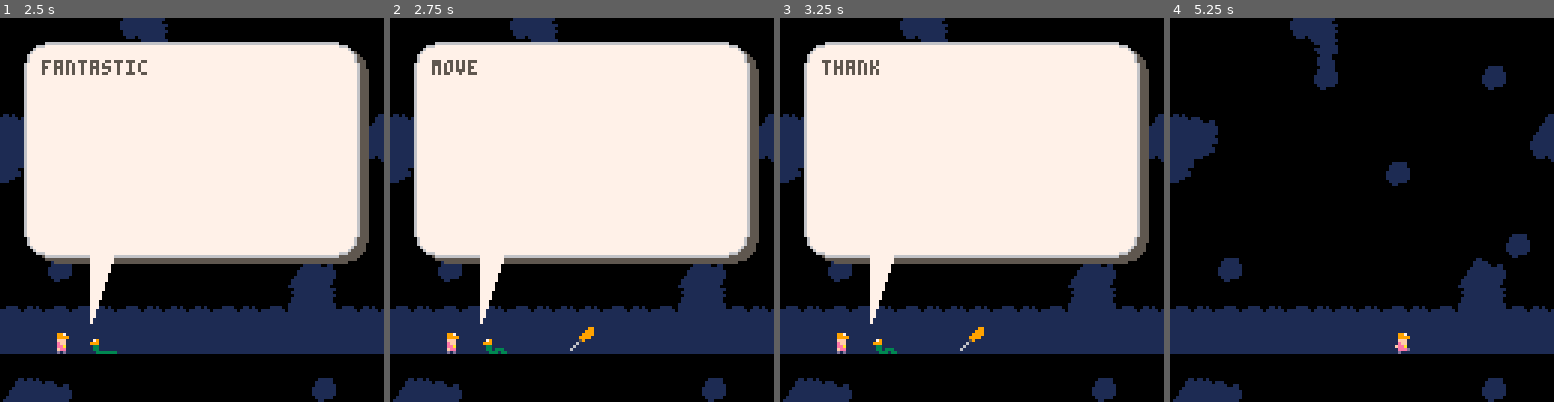
Above: before the commit, frames 1-4 (left to right).
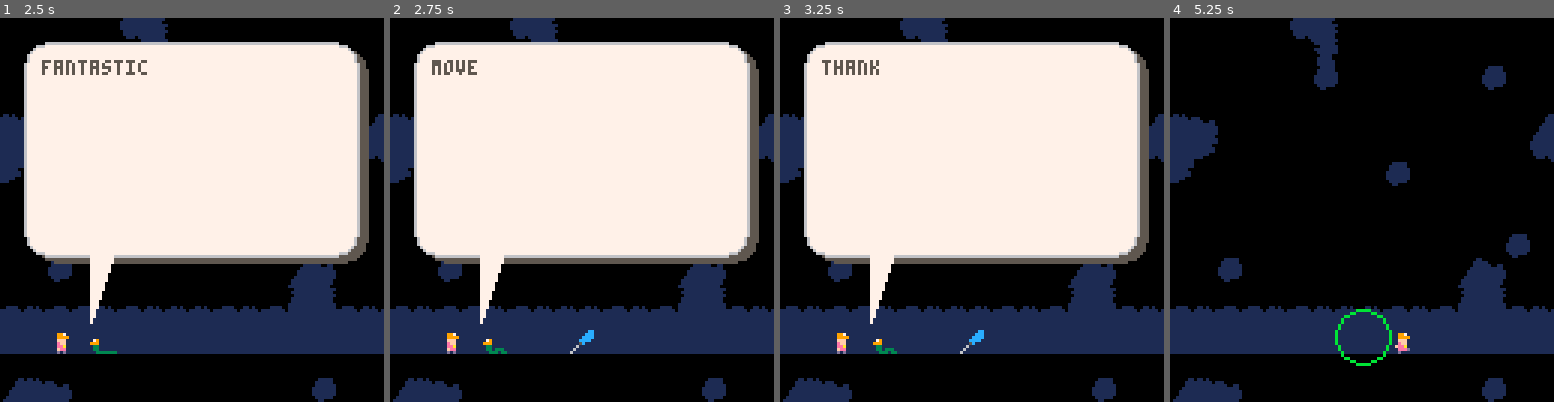
Above: after the commit, the same moments.

Repository: mphelp/picoresearch
Game: PICO-8 cartridge carts/game1.p8
Same seed, same stepped clock (60 frames per second), same inputs: the game is played once before the commit and once after it.
Inputs:
- Up to frame 1 (2.5 s): tap X (X key) at 0.33, 1.07, 1.85 s; tap O (Z key) at 0.7, 1.7, 2.1 s; hold Right 1.6-2.1 s; hold Up 2.15-2.42 s; hold Right from 2.47 s (still down)
- Up to frame 2 (2.75 s): keep holding Right; tap O (Z key) at 2.5 s
- Up to frame 3 (3.25 s): tap O (Z key) at 2.9 s; tap X (X key) at 2.97 s; release Right at 3.03 s; hold Left from 3.08 s (still down)
- Up to frame 4 (5.25 s): tap O (Z key) every 0.4 s from 3.3 to 4.9 s; release Left at 3.58 s; hold Down 3.63-3.97 s; hold Right 4.02-4.68 s; tap X (X key) at 4.08, 5.2 s; hold Up 4.73-5.03 s; hold Left from 5.08 s (still down)

Frame 1 is identical in both runs. In frame 2, 0.2% of the frame differs, in the area x 46-54%, y 80-88%; in frame 3, 0.2%; in frame 4, 0.3%, in the area x 42-58%, y 75-91%.

Commit message:
ENTIRE playtest version complete

Diff:
--- a/carts/game1.p8
+++ b/carts/game1.p8
@@ -13,10 +13,22 @@
     [1] = "^5hi ^9lario!^l ^5good to see you!^l^lfunny running into you^loutisde the lushroom ^lkingdom.^l^lhey, i have a favor^lto ask...",
     [2] = "^5i tried talking your^lbrothers into fixing this ^lhere basement.^l^lsimple task, but oh so^lconveniently their^l^eprincess^5 needed saving^lagain.^l^ltypical...",
     [3] = "^5but then i thought of^lyou, the^8 real^5 plumber.^l^lall i need is a patch job^lfor some burst pipes. ^lit's kind of a mess down^lhere but i know you're^lthe best in the business.^l^lyou up for the job? ^3\140^5",
-    [4] = "^5fantastic! here's a^lscrewdriver for your^ltoolset. ^l^lin case you've somehow^lforgotten how to fix^lpipes as a plumber...^l^l...let me remind you:",
+    [4] = "^5fantastic! here's a^l^cscrewdriver^5 for your^ltoolset. ^l^lin case you've somehow^lforgotten how to fix^lpipes as a plumber...^l^l...let me remind you:",
     [5] = "^5move tool: \139 \145 \148 \131^l^lextract pipes: ^l  press \151 to extract, ^l  \139 \145 to rotate, ^l  \151 to place pipes back ^l^lcheck solution: press c^l^lreset: hold c",
     [6] = "^5if you didn't catch^lall that, i've^lleft you a manual^lat the top of your^lscreen for reference.",
     [7] = "^5thanks again ^9lario!^5^l^li can always count on you.^l^lman, you really are the^lbest brother. ^4the other ^ltwo should've stuck to ^ltheir day job...^5",
+}
+local storyline2 = {
+    [0] = " ",
+    [1] = "^5oh hi again!^l^li forgot to mention^lsomething...^l^l",
+    [2] = "^5the pipes in each^lroom don't just require^la ^cscrewdriver^5.^l^lthey require ^dpliers^5 too^lif you want them^lproperly repaired.^l^loh look! a pair ^ljust materialized...",
+    [3] = "^5bigger tool,^l bigger challenge.^l^lbut i know you^lcan do it. good luck^lwith the repairs!^l^li promise i've told^lyou everything...",
+}
+local storyline3 = {
+    [0] = "",
+    [1] = "^5...i lied.^l",
+    [2] = "^5there's one final^ltool you need in^laddition to your^l^cscrewdriver^5 and ^dpliers^5:^l^la ^9hammer^5.",
+    [3] = "^5it's your strongest tool^lyet and surely all ^83^5^ltools can fix these^lpipes for good.^l^lhere's hoping!^l^li owe you one buddy.",
 }
 -- printc(text,x,y)
  -- by yellowafterlife (2015)
@@ -83,6 +95,7 @@
 local debug_string2=""
 local soln_string = ""
 local target_string = ""
+local debug_story = ""
 debug_print = function(DEBUG)
     if (DEBUG) then
         print(gstate)
@@ -113,12 +126,15 @@
     else if (gstate == "intro" or gstate == "intro_anim") then
         intro_check()
     else
-        animate_heater_cooler()
-        move_check()
-        jump_anim_check()
         move_anim_check()
-        curs_check()
-    end end
+        if (gstate != "end") then
+            mistake1_check()
+            mistake2_check()
+            animate_heater_cooler()
+            move_check()
+            jump_anim_check()
+            curs_check()
+    end end end
 end
 is_full_solution = function ()
     return is_solution_red() and is_solution_green() and curs.didrotate
@@ -157,8 +173,10 @@
     elseif (gstate == "rotate") then
         rotate_animate()
     elseif (gstate == "move") then
-
+    elseif (gstate == "mistake1") then
     elseif (gstate == "move_anim") then
+
+
         --move_player()
         --pl_animtimer_incr()
         -- This is handled now in state trans
@@ -168,12 +186,24 @@
 
 function _draw()
     debug_print(config.DEBUG)
-    if (gstate == "title" or gstate == "title_anim") then
+    if (gstate == "end") then
+        draw_end()
+    elseif (gstate == "title" or gstate == "title_anim") then
         cls(config.title_bgcolor)
         draw_title()
     else
-        if (gstate == "intro" or gstate == "intro_anim") then
+        if (gstate == "intro" or gstate == "intro_anim"
+            or gstate == "mistake1" or gstate == "mistake1_anim"
+            or gstate == "mistake2" or gstate == "mistake2_anim") then
             cls(config.title_bgcolor)
+
+            --print('worm'..worm.story)
+            --if (worm.speech) print ('speech')
+            --print(gstate)
+            --print(intro_timer)
+            --print(debug_story)
+            --print(glevel)
+            --print(glevel_dynamic)
             draw_intro()
         else
             cls(config.bgcolor)
@@ -196,6 +226,7 @@
                 --print(debug_string,0,20)
             end
             debug_string2 = ""
+            --print(gstate,0,20)
             if (gstate != "move") then
                 cursor(0,20)
                 print(debug_string)
@@ -238,6 +269,15 @@
         draw_player()
     end
 end
+draw_end = function()
+    cls(1)
+    cursor(10,10)
+    color(6)
+    print("that's all of the game ")
+    print("right now. but i'll \nbe adding more levels\nand a proper \nending soon.\n\n\n")
+    print("thanks for playtesting! \140")
+    print("\n- matt")
+end
 draw_intro = function()
     map(gmap.intro.x,gmap.intro.y,0,0,16,16)
     draw_screwdriver()
@@ -248,8 +288,12 @@
         print(intro_timer)
         print(worm.story)
     end
-    draw_speech()
-
+    if (gstate == "mistake1") then
+        draw_speech(1)
+    elseif (gstate == "mistake2") then
+        draw_speech(2)
+    else draw_speech(0)
+    end
 end
 
 draw_level = function()
@@ -294,7 +338,7 @@
         end
     end
 end
-draw_speech = function()
+draw_speech = function(mistake)
     -- bubble
     if (worm.speech) then
         local ul = {x = 1,y=1}
@@ -303,7 +347,14 @@
         draw_speech_helper(ul,br,0,0,false)
         -- story
         if (worm.story > 0) then
-            local text = storyline[worm.story]
+            local text
+            if (mistake == 0) then
+                text = storyline[worm.story]
+            elseif (mistake == 1) then
+                text = storyline2[worm.story]
+            elseif (mistake == 2) then
+                text = storyline3[worm.story]
+            end
             printc(text,sub(text,1,worm.speech_frame),8*ul.x+6,8*ul.y+6)
             worm.speech_frame+=1
             if (worm.speech_frame < #text) then -- worm talking
@@ -322,11 +373,20 @@
 draw_screwdriver = function()
     if (pl.x == 62) then
         sfx(7)
-    elseif (btw(intro_timer,1430,2855)) then
-        if (pl.x < 62) then
-            spr(80,128/2-4,103)
-        else
-            pl.screwdriver_anim+=.75
+    elseif (pl.x < 62) then
+        pl.screwdriver_anim = 0
+        if (((gstate == "intro" or gstate == "intro_anim") and btw(intro_timer,1430,2960))
+            or ((gstate == "mistake1" or gstate == "mistake1_anim") and btw(intro_timer,680,1900))
+            or ((gstate == "mistake2" or gstate == "mistake2_anim") and btw(intro_timer,680,1900))) then
+            if (curs.mode == 3) then
+                spr(pl.tool_sprite[curs.mode],128/2-8,96,2,2)
+            else
+                spr(pl.tool_sprite[curs.mode],128/2-4,96,1,2)
+            end
+        end
+    else
+        pl.screwdriver_anim+=.75
+        if (pl.screwdriver_anim < 12) then
             circ(128/2,103+3,pl.screwdriver_anim,rnd(15))
         end
     end
@@ -336,14 +396,25 @@
     spr(gsprites.hammer_bubble, 50, 14)
 end
 draw_curs = function()
-    spr(gsprites.curs, curs.sx+(curs.mode-1)*4, curs.sy+(curs.mode-1)*4)
-    draw_curs_box(1,8*curs.mode)
-end
-draw_curs_box = function(n1, n2)
-    rectfill(curs.sx-n1, curs.sy-n1, curs.sx-n1, curs.sy+n2, curs.col)
-    rectfill(curs.sx-n1, curs.sy-n1, curs.sx+n2, curs.sy-n1, curs.col)
-    rectfill(curs.sx+n2, curs.sy+n2, curs.sx+n2, curs.sy-n1, curs.col)
-    rectfill(curs.sx+n2, curs.sy+n2, curs.sx-n1, curs.sy+n2, curs.col)
+    local sprite, color
+    if (curs.mode == 1) then
+        sprite = gsprites.curs1
+        color = 12
+    elseif (curs.mode == 2) then
+        sprite = gsprites.curs2
+        color = 13
+    elseif (curs.mode == 3) then
+        sprite = gsprites.curs3
+        color = 9
+    end
+    spr(sprite, curs.sx+(curs.mode-1)*4, curs.sy+(curs.mode-1)*4)
+    draw_curs_box(1,8*curs.mode,color)
+end
+draw_curs_box = function(n1, n2,color)
+    rectfill(curs.sx-n1, curs.sy-n1, curs.sx-n1, curs.sy+n2, color)
+    rectfill(curs.sx-n1, curs.sy-n1, curs.sx+n2, curs.sy-n1, color)
+    rectfill(curs.sx+n2, curs.sy+n2, curs.sx+n2, curs.sy-n1, color)
+    rectfill(curs.sx+n2, curs.sy+n2, curs.sx-n1, curs.sy+n2, color)
 end
 shadow_spr_below_with = function(sprn, col)
 end
@@ -415,7 +486,9 @@
     SHOW_SOLN = false,
     DEBUG_INTRO = false,
     SKIPTOLEVEL1 = false,
-    DEBUG_RESET = true
+    DEBUG_RESET = false,
+    DEBUG_2 = false,
+    SKIPTOEND = false
 }
 -- g means global
 gst = {
@@ -444,7 +517,9 @@
     border = 112,
     hammer = 65,
     hammer_bubble = 113,
-    curs = 114,
+    curs1 = 219,
+    curs2 = 235,
+    curs3 = 251,
     floor1 = 06,
     speech_corner = 214,
     speech_edge_top = 230,
@@ -494,6 +569,11 @@
     jump_yet = false,
     jump_count = 0,
     screwdriver_anim = 0,
+    tool_sprite = {
+        [1] = 64,
+        [2] = 67,
+        [3] = 65,
+    }
 }
 worm = {
     x = 30,
@@ -510,7 +590,9 @@
     speech_shadow = 5,
     speech_frame = 0,
     continue = false, -- x button to continue listening
-    speech_intervals = {65,500,800,1400,1700,2300,2500,2800,2930}
+    speech_intervals = {65,500,800,1400,1700,2300,2500,2800,2930},
+    speech_intervals2 = {65,500,1300,1800,2050},
+    speech_intervals3 = {65,500,1300,1800,2050}
 }
 curs = {
 	sx = 80, -- pixel on screen
@@ -556,7 +638,9 @@
 title_check = function()
     if (gstate == "title") then
         if (bnp('z') or bnp('x')) then
-            if (config.SKIPTOLEVEL1) then
+            if (config.SKIPTOEND) then
+                gstate = "end"
+            elseif (config.SKIPTOLEVEL1) then
                 gstate = "intro_anim"
                 intro_timer = worm.speech_intervals[#worm.speech_intervals]-1
             else
@@ -568,6 +652,116 @@
         if ((bnp('z') or bnp('x')) or (pl.x > 130 and pl.x < 140)) then
             gstate = "intro"
             pl.x = -10
+        end
+    end
+end
+mistake1_check = function()
+    if (gstate == "move_anim") then
+        intro_timer = 0
+        intro_timer_static = 0
+        worm.story = 0
+        worm.speech = false
+        worm.x = 30
+    else
+        intro_timer += 1
+        if (gstate == "mistake1") then
+            intro_timer_static += 1
+            if (intro_timer_static < 28) then
+                pl_update_walk(1)
+            end
+            if (btw(intro_timer_static,28,30)) then
+                pl.frame = 'rest'
+                music(-1,500)
+            end
+            if (intro_timer > 30 or worm.story == 1) then
+                -- Speech
+                worm.speech = true
+                worm_update_inch()
+                if (intro_timer == worm.speech_intervals2[worm.story+1]) then
+                    worm.speech_frame = 0
+                    worm.story += 1
+                end
+            end
+            if (bnp('z') or bnp('x')) then
+                worm.story += 1
+                worm.speech_frame = 0
+                intro_timer = worm.speech_intervals2[worm.story]
+            end -- advance/continue dialogue
+            if (intro_timer == worm.speech_intervals2[#worm.speech_intervals2-1]) then
+                worm.speech = false
+                gstate = "mistake1_anim"
+            end
+        elseif (gstate == "mistake1_anim") then --intro_anim
+            worm.x -= 1
+            worm_update_inch()
+            pl_update_walk(1)
+            if (intro_timer == worm.speech_intervals2[#worm.speech_intervals2]) then
+                gstate = "move"
+                --glevel_dynamic = 1
+                --glevel = 1
+                pl.x = -10
+                play_bridge() -- for now
+                -- pipes
+                store_pipes()
+            end
+        end
+    end
+end
+mistake2_check = function()
+    if (gstate == "move_anim") then
+        intro_timer = 0
+        intro_timer_static = 0
+        worm.story = 0
+        worm.speech = false
+        worm.x = 30
+    else
+        intro_timer += 1
+        if (gstate == "mistake2") then
+            intro_timer_static += 1
+            if (intro_timer_static < 28) then
+                pl_update_walk(1)
+            end
+            if (btw(intro_timer_static,28,30)) then
+                pl.frame = 'rest'
+                music(-1,500)
+            end
+            if (intro_timer > 30 or worm.story == 1) then
+                -- Speech
+                worm.speech = true
+                worm_update_inch()
+                --debug_story = intro_timer
+                --if (debug_story > 65) then stop() end
+                --if (intro_timer == worm.speech_intervals3[worm.story+1]) then
+                --debug_story = worm.speech_intervals3[worm.story+1]..'interval'
+                -- It seems like intro_timer is skipping numbers somehow
+                if (btw(intro_timer,worm.speech_intervals3[worm.story+1],worm.speech_intervals3[worm.story+1]+2)) then
+                    worm.speech_frame = 0
+                    worm.story += 1
+                    --debug_story = 'story'..worm.story
+                end
+            end
+            if (bnp('z') or bnp('x')) then
+                worm.story += 1
+                worm.speech_frame = 0
+                intro_timer = worm.speech_intervals3[worm.story]
+            end -- advance/continue dialogue
+            if (intro_timer == worm.speech_intervals3[#worm.speech_intervals3-1]) then
+                worm.speech = false
+                gstate = "mistake2_anim"
+            end
+        elseif (gstate == "mistake2_anim") then --intro_anim
+            worm.x -= 1
+            worm_update_inch()
+            pl_update_walk(1)
+            if (intro_timer == worm.speech_intervals3[#worm.speech_intervals3]) then
+                gstate = "move"
+                --glevel_dynamic = 1
+                --glevel = 1
+                pl.x = -10
+                play_bridge() -- for now
+                -- pipes
+                store_pipes()
+            end
         end
     end
 end
@@ -645,6 +839,8 @@
         else if (pl.x >= 20) and not is_full_solution() then
             pl.frame = 'rest'
             gstate = "curs"
+            curs.bx = 3
+            curs.by = 4
         end end
     end
     --if (pl.x > 48 and pl.x < 80 and btnp(5)) then
@@ -691,11 +887,21 @@
                 glevel = flr(glevel_dynamic)
             end
             curs.mode = curs.mode % 3 + 1
-            gstate = "move"
+            if (glevel == 1) then
+                if (curs.mode == 2) then
+                    gstate = "mistake1"
+                elseif (curs.mode == 3) then
+                    gstate = "mistake2"
+                end
+            elseif (gstate != "end") then
+                gstate = "move"
+            end
             pl.x = -10
             -- pipes
-            reset_pipes()
-            store_pipes()
+            if (gstate != "end") then
+                reset_pipes()
+                store_pipes()
+            end
         end
     end
 end
@@ -741,11 +947,15 @@
     return pipe_located
 end
 store_pipes = function()
-    for i=gst[glevel].corner.x,gst[glevel].corner.x + gst[glevel].width-1 do
-        original_pipes[i] = {}
-        for j=gst[glevel].corner.y,gst[glevel].corner.y + gst[glevel].height-1 do
-            local n = mget(i,j)
-            original_pipes[i][j] = n
+    if (gst[glevel] == nil) then
+        gstate = "end"
+    else
+        for i=gst[glevel].corner.x,gst[glevel].corner.x + gst[glevel].width-1 do
+            original_pipes[i] = {}
+            for j=gst[glevel].corner.y,gst[glevel].corner.y + gst[glevel].height-1 do
+                local n = mget(i,j)
+                original_pipes[i][j] = n
+            end
         end
     end
 end
Not shown, changed: 28 lines of the sprite sheet (__gfx__) section of carts/game1.p8
